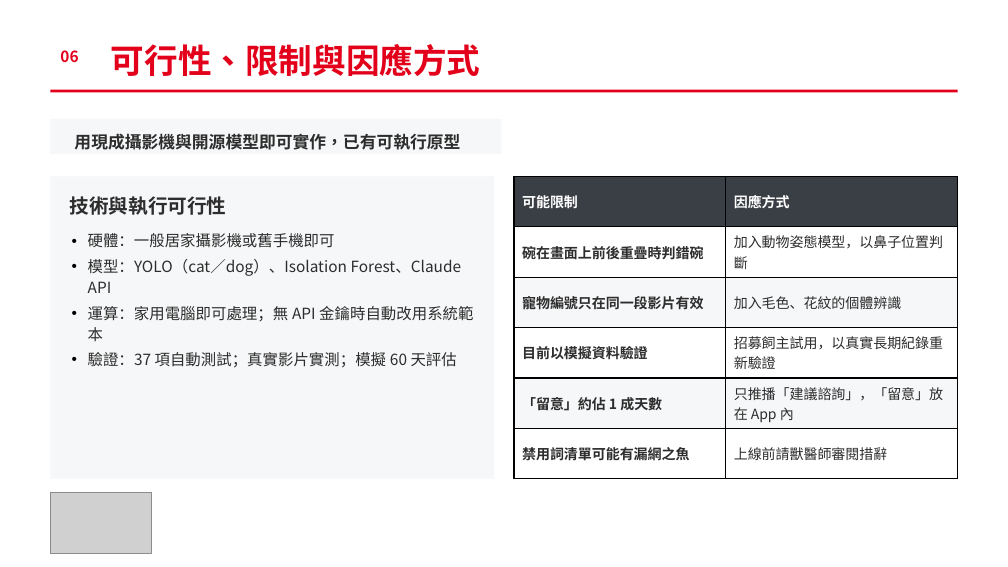
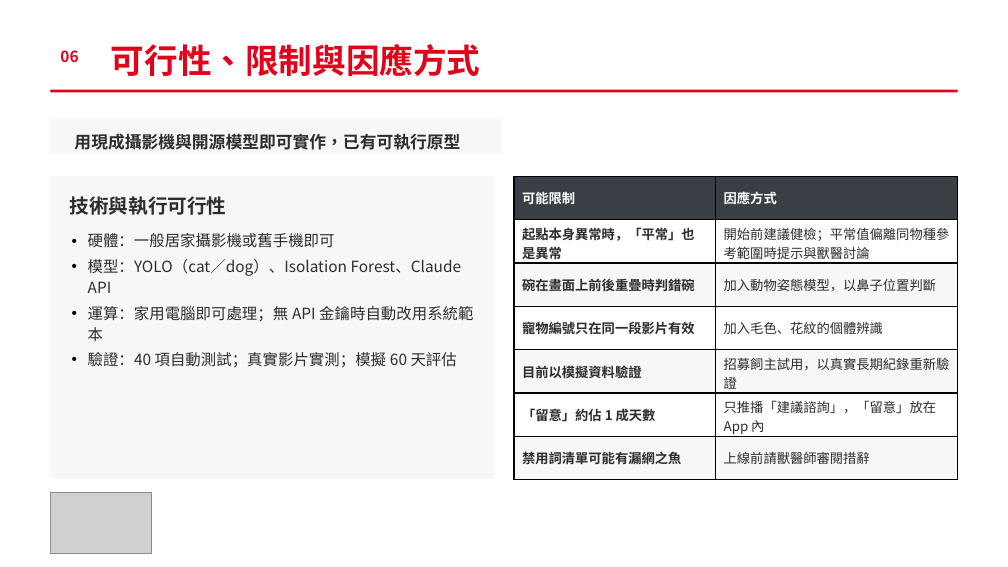
Before and after one commit to ammieliu-jpg/AI_animal, a slide deck: slide 14 of docs/proposal/PetSentinel_proposal.pptx. Drawn at 1008x567 pixels with LibreOffice and Linux fonts; fonts in the diff are those of the drawing; grey boxes stand for pictures. Boxes give left, top, right and bottom in pixels: in the first picture for what was removed or moved away, otherwise in the second. Text is boxed around its words. In the diff, an @@ line names an element or a change of style, - is before the commit and + after.

```diff
--- a/docs/proposal/PetSentinel_proposal.pptx
+++ b/docs/proposal/PetSentinel_proposal.pptx
@@ table at [514, 176, 958, 480] @@
+row 2: 起點本身異常時，「平常」也是異常 | 開始前建議健檢；平常值偏離同物種參考範圍時提示與獸醫討論
@@ text at [88, 352, 457, 368]: text changed @@
-• 驗證：37 項自動測試；真實影片實測；模擬 60 天評估
+• 驗證：40 項自動測試；真實影片實測；模擬 60 天評估
```
Also in this commit, not shown: 2 other slides changed, 9 other files.
